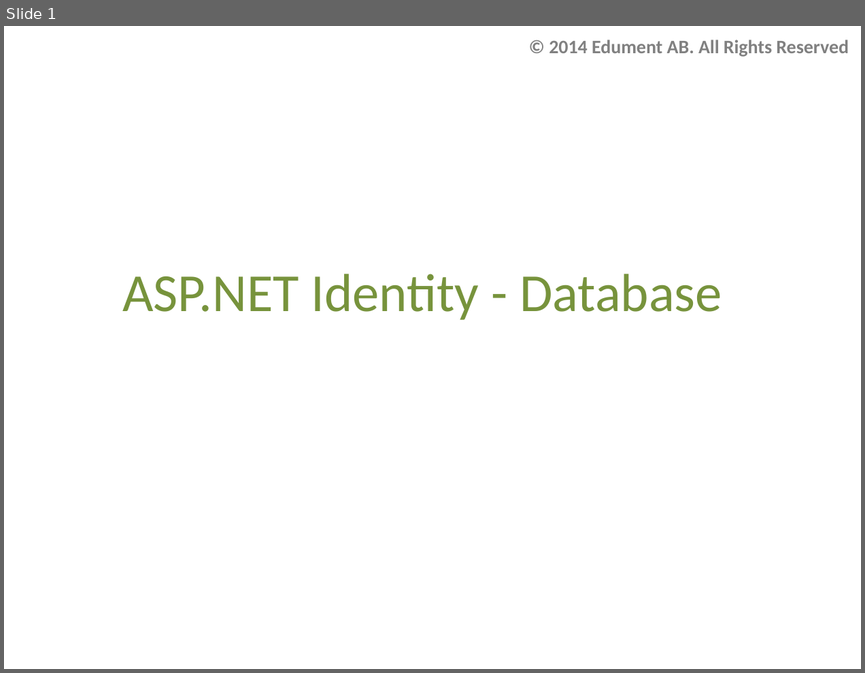
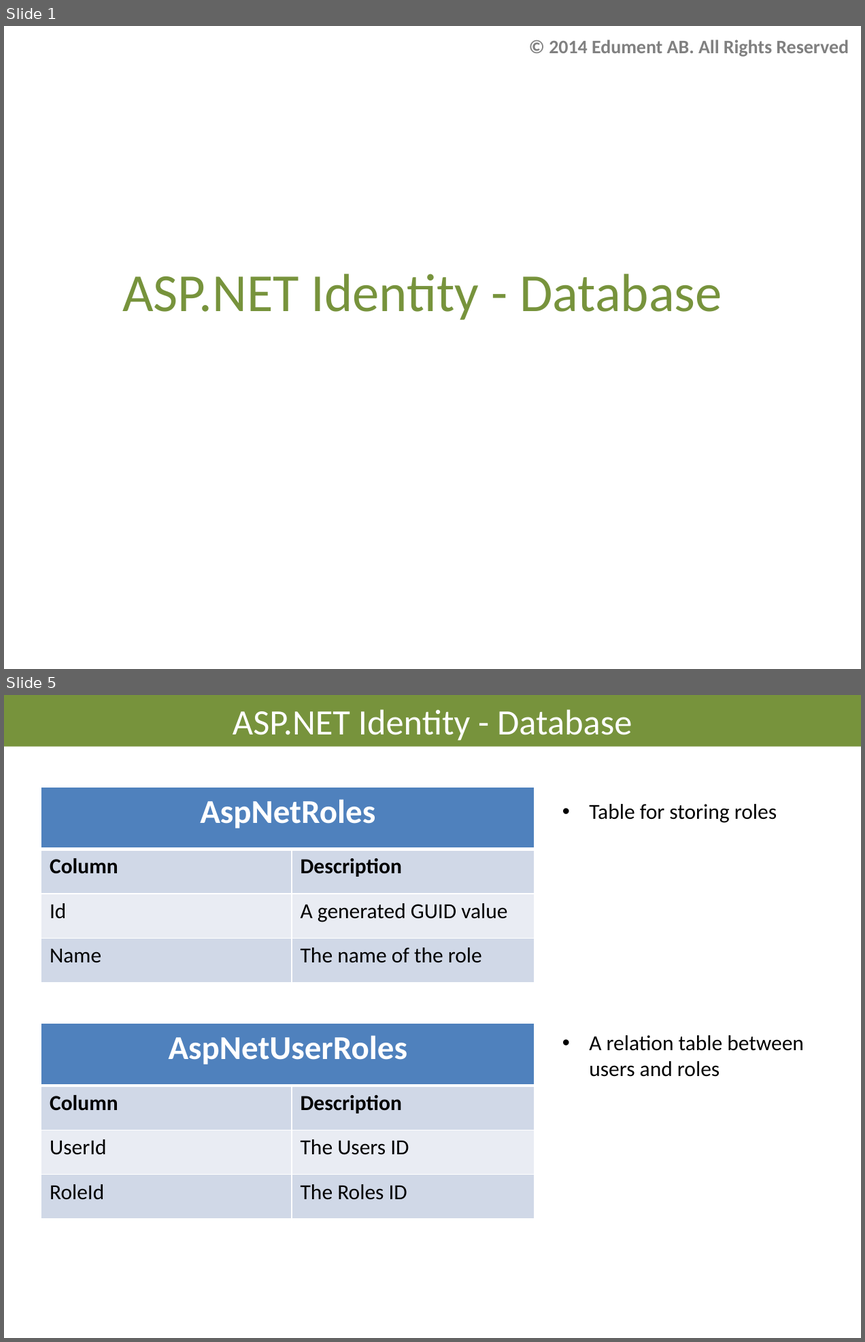
Before and after one commit to AndreasElffors/IdentityTemplate, a slide deck: Documents/Identity-Database.pptx. Shown one above the other, each under a label of ours: slide 1 before the commit, slides 1 and 5 after it; the slides between them are not shown. The pictures are 865x673 and 865x1342 pixels, drawn with LibreOffice and Linux fonts; fonts in the diff are those of the drawing; background and template pictures are left out. Boxes give left, top, right and bottom in pixels: in the first picture for what was removed or moved away, otherwise in the second. Text is boxed around its words. In the diff, an @@ line names an element or a change of style, - is before the commit and + after.

```diff
--- a/Documents/Identity-Database.pptx
+++ b/Documents/Identity-Database.pptx
@@ slide 5 added at box(4, 695, 861, 1338), background #FFFFFF @@
@@ title added at box(4, 695, 861, 747), fill #77933C, 30 pt, text #FFFFFF @@
+ASP.NET Identity - Database
@@ table added at box(41, 787, 534, 982), 4 rows, 2 columns @@
+AspNetRoles | 
+Column | Description
+Id | A generated GUID value
+Name | The name of the role
@@ text added at box(589, 804, 804, 1076), 18 pt, text #000000 @@
+• Table for storing roles
+• A relation table between users and roles
@@ table added at box(41, 1023, 534, 1219), 4 rows, 2 columns @@
+AspNetUserRoles | 
+Column | Description
+UserId | The Users ID
+RoleId | The Roles ID
```
Also in this commit, not shown: 3 slides changed, 3 other slides added, 5 slides removed, 3 other files.
